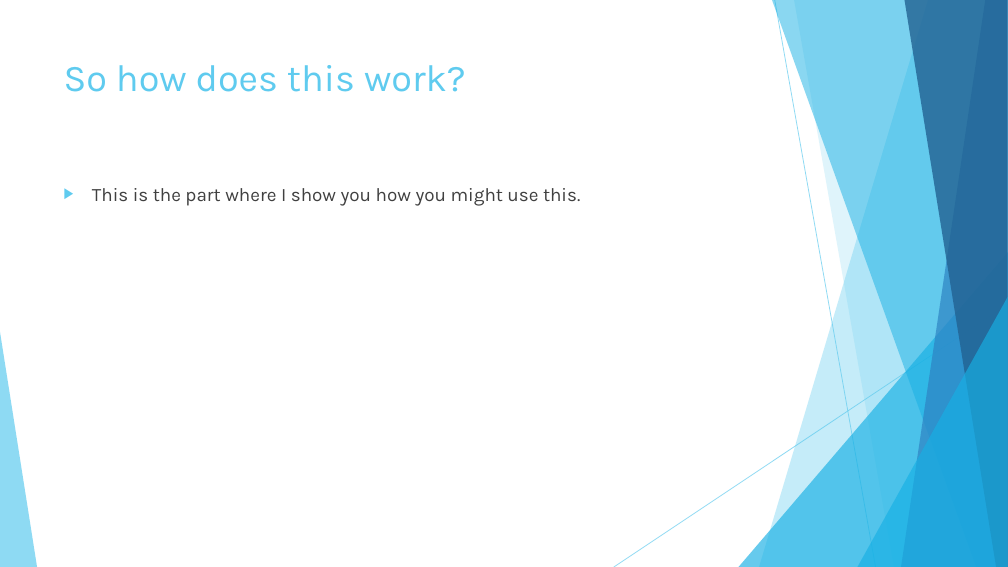
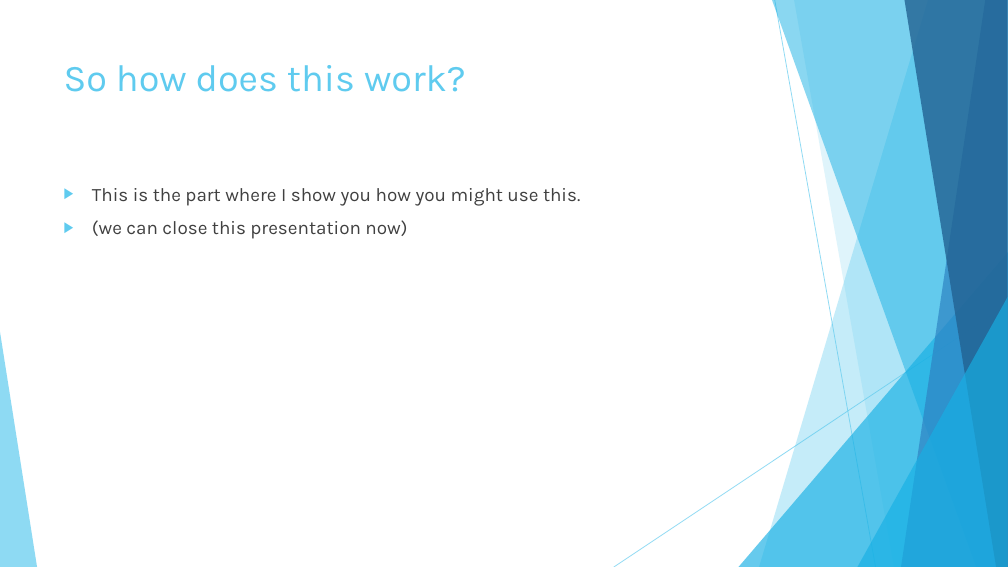
Before and after one commit to drewwyatt/Asset-History, a slide deck: slide 8 of Introduction to Git.pptx (slide 5 before the commit). Drawn at 1008x567 pixels with LibreOffice and Linux fonts; fonts in the diff are those of the drawing. Boxes give left, top, right and bottom in pixels: in the first picture for what was removed or moved away, otherwise in the second. Text is boxed around its words. In the diff, an @@ line names an element or a change of style, - is before the commit and + after.

Commit message:
added more slides

```diff
--- a/Introduction to Git.pptx
+++ b/Introduction to Git.pptx
@@ text at (92, 220, 407, 239): paragraph added @@
+▶ (we can close this presentation now)
```
Also in this commit, not shown: 1 other slide changed, 3 slides added, 1 other file.
